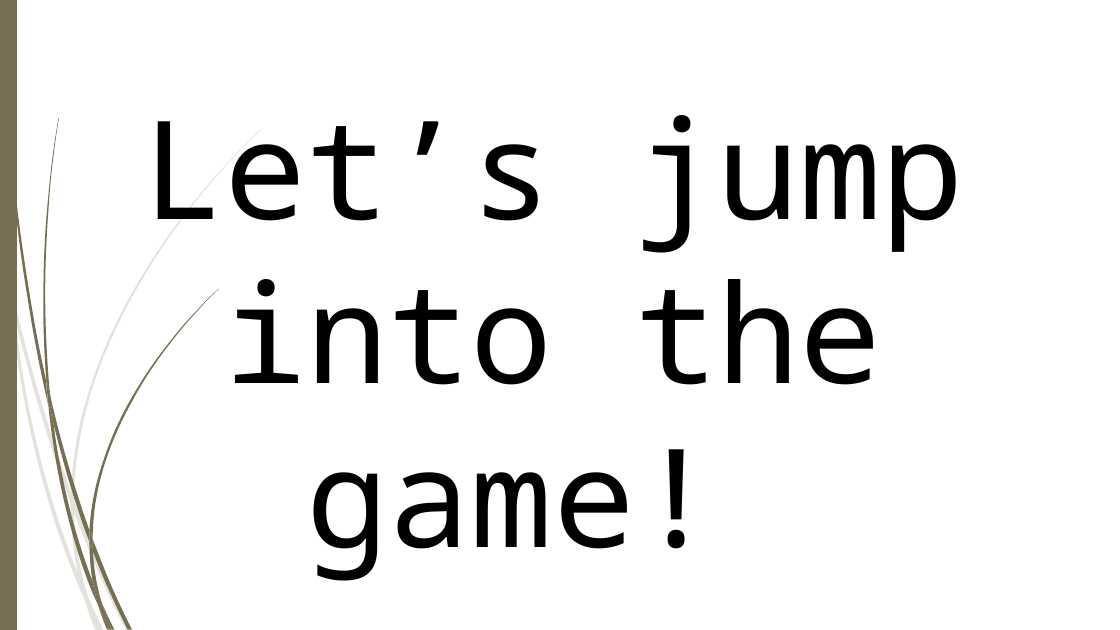
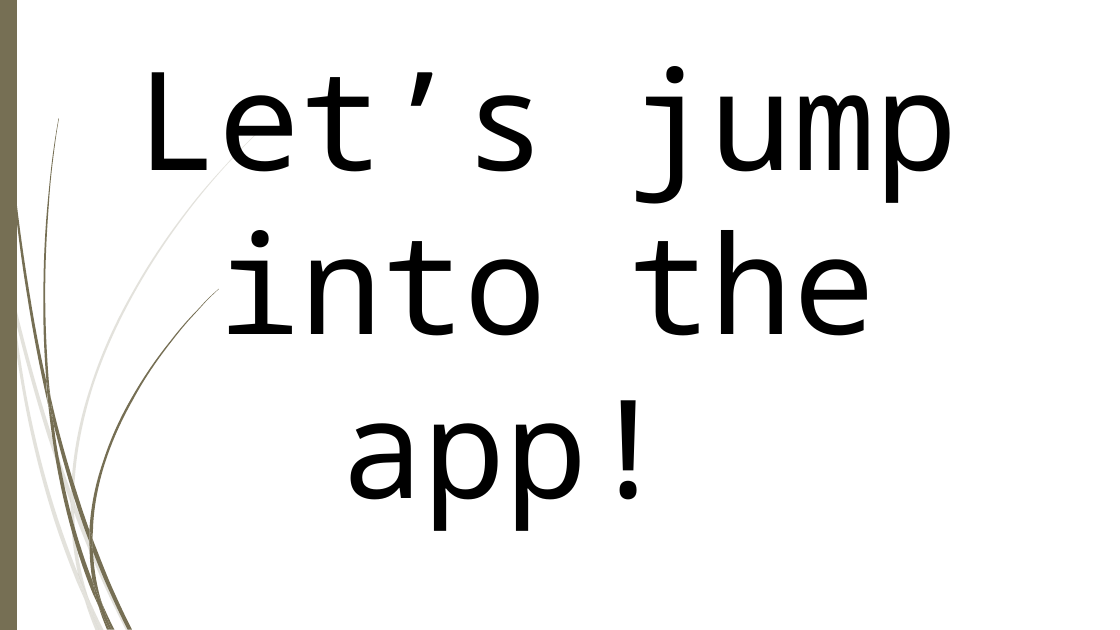
Before and after one commit to IZDandarinov21/Patent_Digital_Will, a slide deck: slide 12 of Documentation/Patent Bank_presentacion.pptx (slide 11 before the commit). Drawn at 1120x630 pixels with LibreOffice and Linux fonts; fonts in the diff are those of the drawing; background and template pictures are left out. Boxes give left, top, right and bottom in pixels: in the first picture for what was removed or moved away, otherwise in the second. Text is boxed around its words. In the diff, an @@ line names an element or a change of style, - is before the commit and + after.

Commit message:
Update presentation

```diff
--- a/Documentation/Patent Bank_presentacion.pptx
+++ b/Documentation/Patent Bank_presentacion.pptx
@@ title at bbox=[136, 66, 957, 531]: text changed @@
-Let’s jump into the game!
+Let’s jump into the app!
```
Also in this commit, not shown: 1 other slide changed, 1 slide added.
